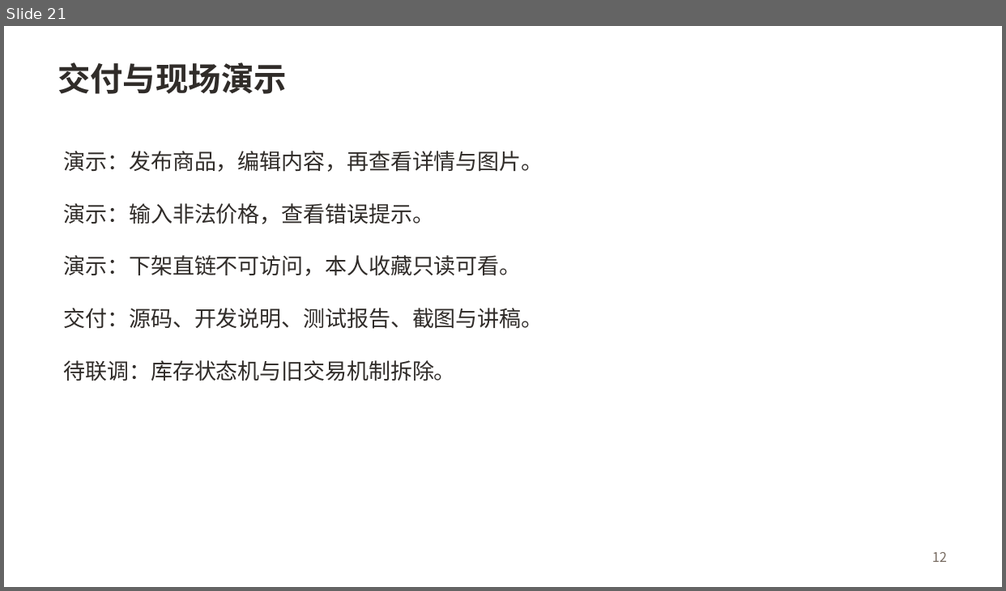
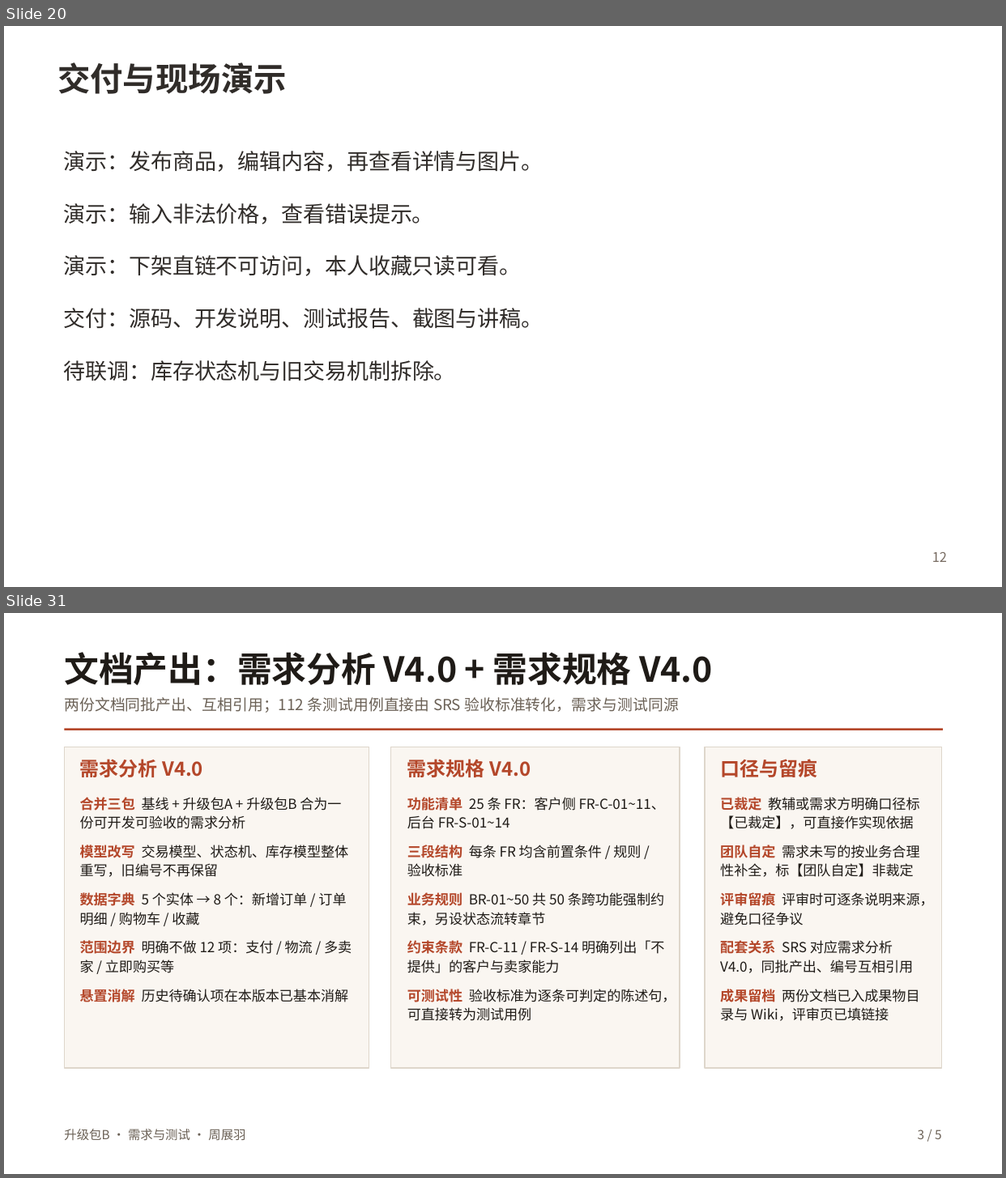
Before and after one commit to hds556/se-course-project, a slide deck: 成果物/第二组第四次阶段性评审报告.pptx. Shown one above the other, each under a label of ours: slide 21 before the commit, slides 20 and 31 after it; the slides between them are not shown. The pictures are 1006x591 and 1006x1178 pixels, drawn with LibreOffice and Linux fonts; fonts in the diff are those of the drawing. Boxes give left, top, right and bottom in pixels: in the first picture for what was removed or moved away, otherwise in the second. Text is boxed around its words. In the diff, an @@ line names an element or a change of style, - is before the commit and + after.

Commit message:
成果物: 更新第四次阶段性评审报告并补充汇报PPT副本

```diff
--- a/成果物/第二组第四次阶段性评审报告.pptx
+++ b/成果物/第二组第四次阶段性评审报告.pptx
@@ slide 31 added at [4, 613, 1002, 1174], background #FFFFFF @@
@@ text added at [64, 652, 713, 685], 25 pt, text #1F1B17, bold @@
+文档产出：需求分析 V4.0 + 需求规格 V4.0
@@ text added at [64, 697, 678, 713], 11 pt, text #6B6156 @@
+两份文档同批产出、互相引用；112 条测试用例直接由 SRS 验收标准转化，需求与测试同源
@@ rectangle added at [64, 729, 942, 730], fill #B4472A @@
@@ rectangle added at [64, 747, 368, 1068], fill #FAF6F1, outline #DED6CB 0.75 pt @@
@@ rectangle added at [391, 747, 680, 1068], fill #FAF6F1, outline #DED6CB 0.75 pt @@
@@ rectangle added at [705, 747, 942, 1068], fill #FAF6F1, outline #DED6CB 0.75 pt @@
@@ text added at [80, 759, 203, 777], 14 pt, text #B4472A, bold @@
+需求分析 V4.0
@@ text added at [407, 759, 530, 777], 14 pt, text #B4472A, bold @@
+需求规格 V4.0
@@ text added at [720, 759, 817, 777], 14 pt, text #B4472A, bold @@
+口径与留痕
@@ text added at [80, 797, 351, 1003], 10 pt, text #1F1B17 @@
+合并三包 基线 + 升级包A + 升级包B 合为一份可开发可验收的需求分析
+模型改写 交易模型、状态机、库存模型整体重写，旧编号不再保留
+数据字典 5 个实体 → 8 个：新增订单 / 订单明细 / 购物车 / 收藏
+范围边界 明确不做 12 项：支付 / 物流 / 多卖家 / 立即购买等
+悬置消解 历史待确认项在本版本已基本消解
@@ text added at [407, 797, 676, 1021], 10 pt, text #1F1B17 @@
+功能清单 25 条 FR：客户侧 FR-C-01~11、后台 FR-S-01~14
+三段结构 每条 FR 均含前置条件 / 规则 / 验收标准
+业务规则 BR-01~50 共 50 条跨功能强制约束，另设状态流转章节
+约束条款 FR-C-11 / FR-S-14 明确列出「不提供」的客户与卖家能力
+可测试性 验收标准为逐条可判定的陈述句，可直接转为测试用例
@@ text added at [720, 797, 934, 1021], 10 pt, text #1F1B17 @@
+已裁定 教辅或需求方明确口径标【已裁定】，可直接作实现依据
+团队自定 需求未写的按业务合理性补全，标【团队自定】非裁定
+评审留痕 评审时可逐条说明来源，避免口径争议
+配套关系 SRS 对应需求分析 V4.0，同批产出、编号互相引用
+成果留档 两份文档已入成果物目录与 Wiki，评审页已填链接
@@ text added at [64, 1129, 245, 1141], 9 pt, text #6B6156 @@
+升级包B · 需求与测试 · 周展羽
@@ text added at [918, 1130, 942, 1139], 9 pt, text #6B6156 @@
+3 / 5
@@ what was slide 21 is now slide 20 @@
```
Also in this commit, not shown: 6 slides changed, 10 other slides added, 5 slides removed, 1 other file.
